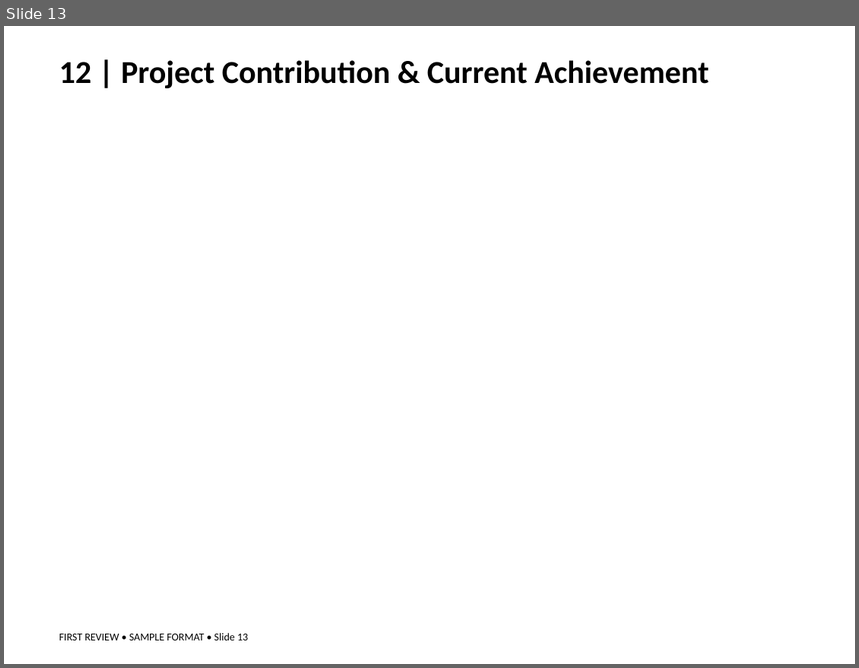
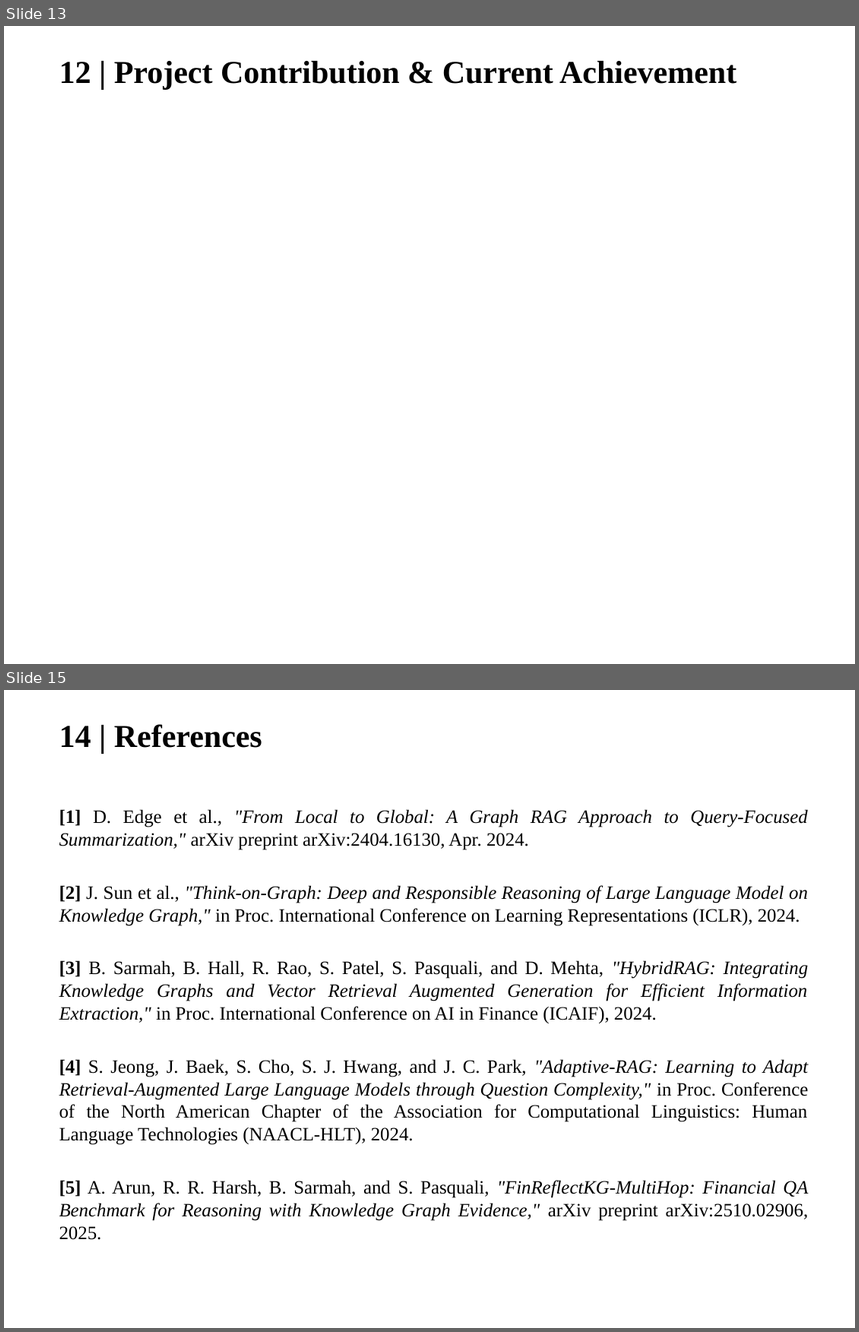
Before and after one commit to Harsha-Vardhan2005/graph-rag, a slide deck: Docs/First_Review_Sample_Presentation.pptx. Shown one above the other, each under a label of ours: slide 13 before the commit, slides 13 and 15 after it; the slides between them are not shown. The pictures are 859x668 and 859x1332 pixels, drawn with LibreOffice and Linux fonts; fonts in the diff are those of the drawing. Boxes give left, top, right and bottom in pixels: in the first picture for what was removed or moved away, otherwise in the second. Text is boxed around its words. In the diff, an @@ line names an element or a change of style, - is before the commit and + after.

```diff
--- a/Docs/First_Review_Sample_Presentation.pptx
+++ b/Docs/First_Review_Sample_Presentation.pptx
@@ slide 15 added at (4, 690, 855, 1328), background #FFFFFF @@
@@ text added at (59, 724, 262, 748), 27 pt, text #000000, bold @@
+14 | References
@@ text added at (59, 809, 809, 1240), 16 pt, text #000000 @@
+[1] D. Edge et al., "From Local to Global: A Graph RAG Approach to Query-Focused Summarization," arXiv preprint arXiv:2404.16130, Apr. 2024.
+[2] J. Sun et al., "Think-on-Graph: Deep and Responsible Reasoning of Large Language Model on Knowledge Graph," in Proc. International Conference on Learning Representations (ICLR), 2024.
+[3] B. Sarmah, B. Hall, R. Rao, S. Patel, S. Pasquali, and D. Mehta, "HybridRAG: Integrating Knowledge Graphs and Vector Retrieval Augmented Generation for Efficient Information Extraction," in Proc. International Conference on AI in Finance (ICAIF), 2024.
+[4] S. Jeong, J. Baek, S. Cho, S. J. Hwang, and J. C. Park, "Adaptive-RAG: Learning to Adapt Retrieval-Augmented Large Language Models through Question Complexity," in Proc. Conference of the North American Chapter of the Association for Computational Linguistics: Human Language Technologies (NAACL-HLT), 2024.
+[5] A. Arun, R. R. Harsh, B. Sarmah, and S. Pasquali, "FinReflectKG-MultiHop: Financial QA Benchmark for Reasoning with Knowledge Graph Evidence," arXiv preprint arXiv:2510.02906, 2025.
@@ slide 13 changed as well @@
@@ text "12 | Project Contribution & ..." at (59, 61, 737, 90): font Calibri to Times New Roman @@
@@ text removed at (59, 633, 248, 641) @@
-FIRST REVIEW • SAMPLE FORMAT • Slide 13
```
Also in this commit, not shown: 2 other slides changed, 11 other slides added, 12 slides removed, 4 other files.
